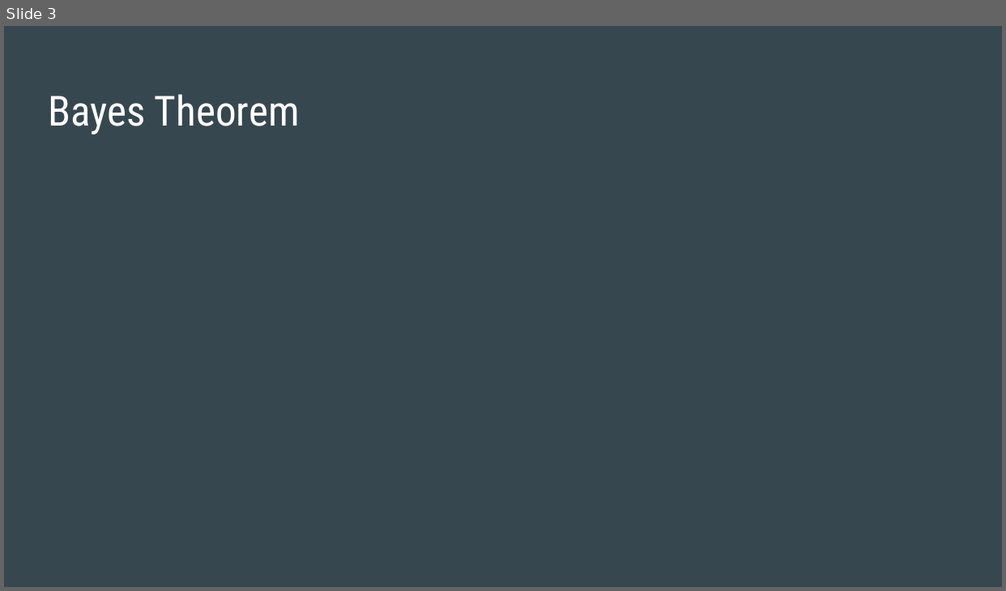
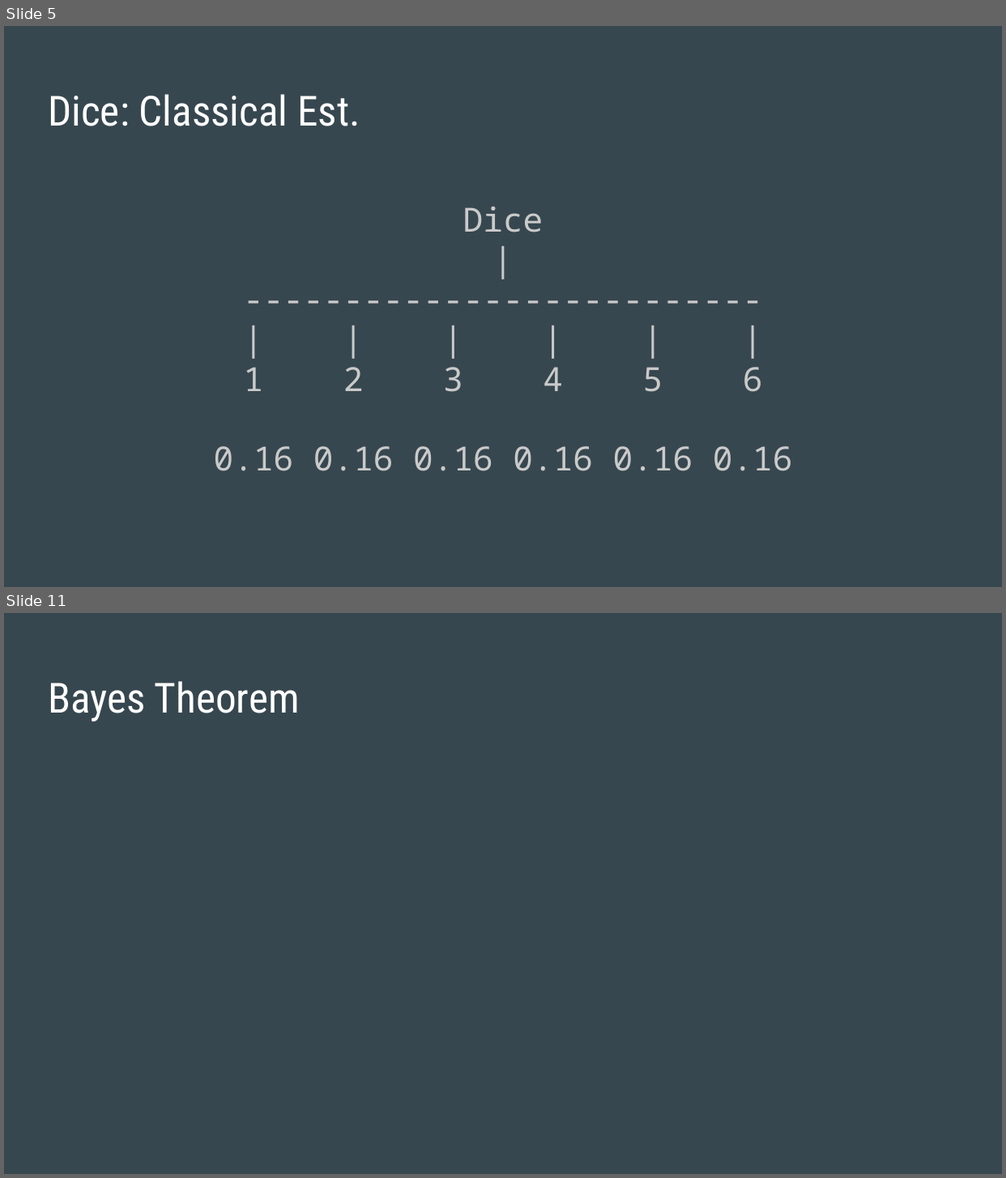
Before and after one commit to SThornewillvE/Hamburg_DS_Meetup_Bayesian-Stats_Intro, a slide deck: slides/intro_to_bayes_slides.pptx. Shown one above the other, each under a label of ours: slide 3 before the commit, slides 5 and 11 after it; the slides between them are not shown. The pictures are 1006x591 and 1006x1178 pixels, drawn with LibreOffice and Linux fonts; fonts in the diff are those of the drawing. Boxes give left, top, right and bottom in pixels: in the first picture for what was removed or moved away, otherwise in the second. Text is boxed around its words. In the diff, an @@ line names an element or a change of style, - is before the commit and + after.

Commit message:
Create slides for classical statistics

```diff
--- a/slides/intro_to_bayes_slides.pptx
+++ b/slides/intro_to_bayes_slides.pptx
@@ slide 5 added at [4, 26, 1002, 587], background #37474F @@
@@ title added at [48, 94, 360, 126], 30 pt, text #FFFFFF @@
+Dice: Classical Est.
@@ text added at [214, 207, 793, 472], 24 pt, text #CACACA @@
+Dice
+|
+--------------------------
+| | | | | |
+1 2 3 4 5 6
+0.16 0.16 0.16 0.16 0.16 0.16
@@ what was slide 3 is now slide 11 @@
```
Also in this commit, not shown: 7 other slides added, 1 other file.
